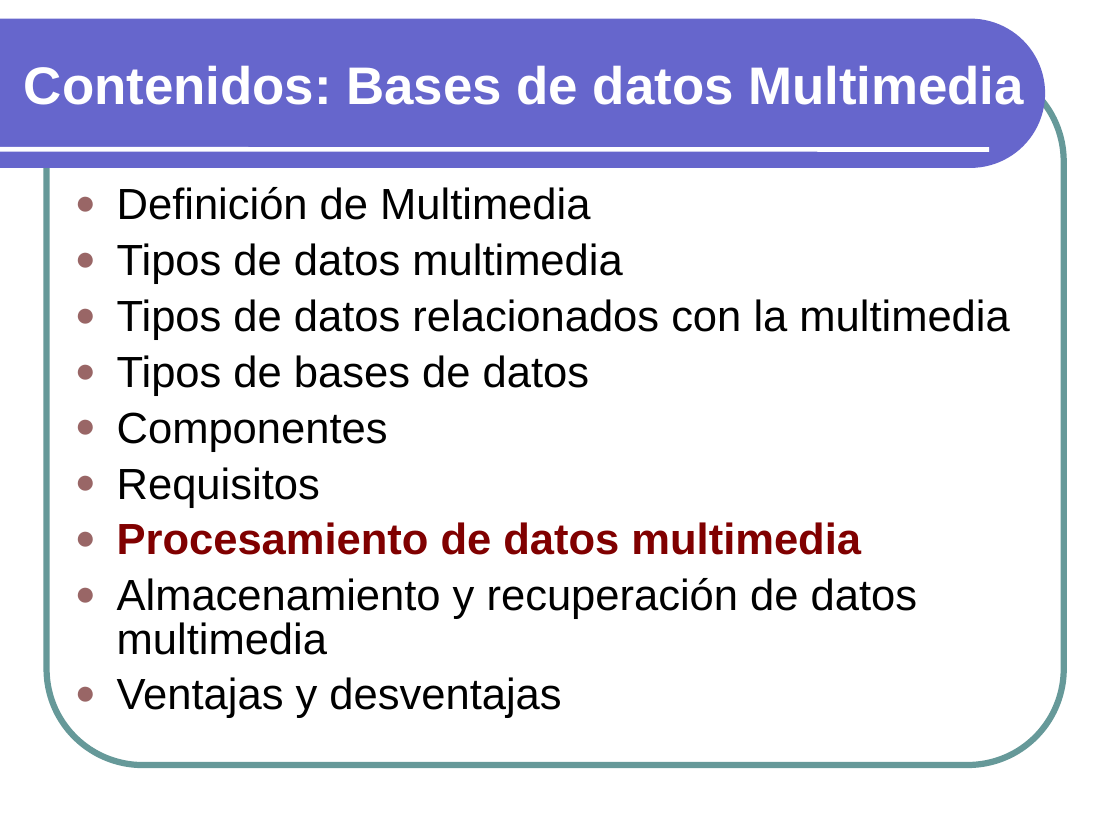
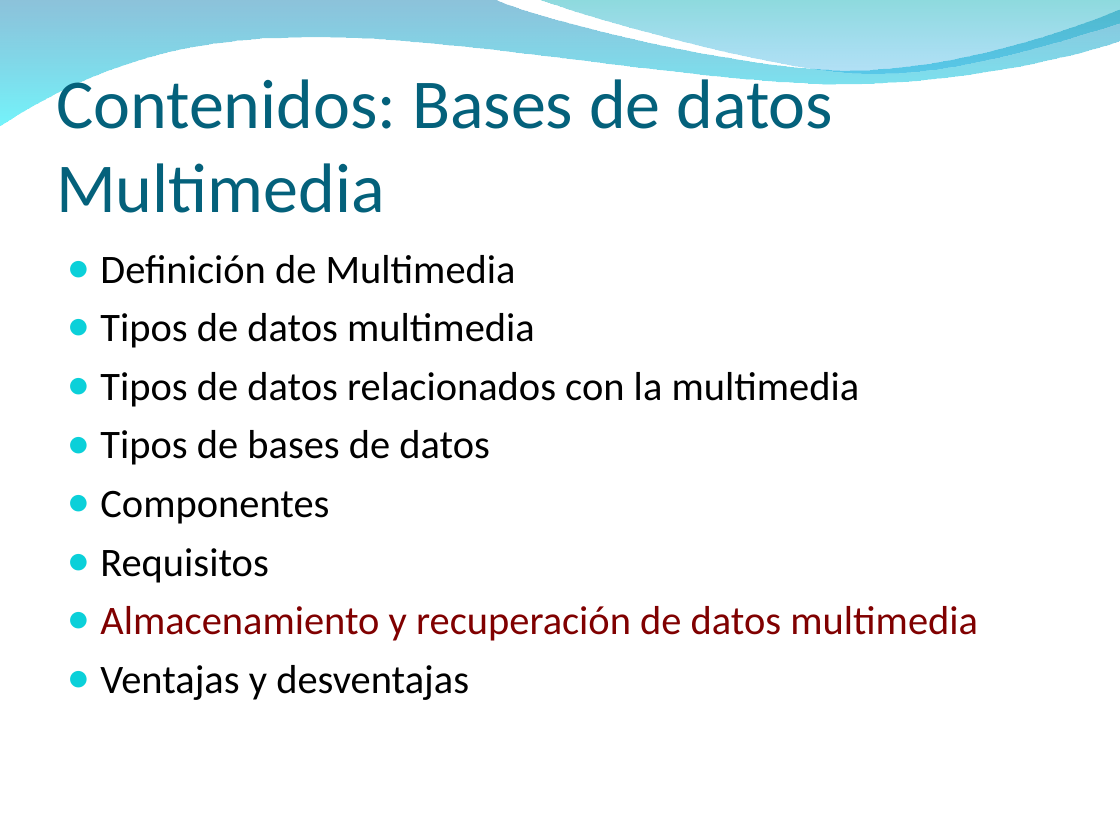
Before and after one commit to txedo/isi-mabd, a slide deck: slide 52 of Funcionalidad3/Funcionalidad3.ppt (slide 50 before the commit). Drawn at 1120x840 pixels with LibreOffice and Linux fonts; fonts in the diff are those of the drawing; background and template pictures are left out. Boxes give left, top, right and bottom in pixels: in the first picture for what was removed or moved away, otherwise in the second. Text is boxed around its words. In the diff, an @@ line names an element or a change of style, - is before the commit and + after.

```diff
--- a/Funcionalidad3/Funcionalidad3.ppt
+++ b/Funcionalidad3/Funcionalidad3.ppt
@@ freeform shape resized from (x1=0, y1=19, x2=1045, y2=168) to (x1=0, y1=0, x2=1120, y2=127) @@
@@ freeform shape at (x1=0, y1=0, x2=1120, y2=127): fill #6666CC to gradient #0079AF to #00EBF8 @@
@@ freeform shape added at (x1=536, y1=0, x2=1120, y2=77), fill gradient #00ADB6 to #009BE5 @@
@@ rounded rectangle removed at (x1=47, y1=65, x2=1064, y2=765) @@
@@ title "Contenidos: Bases de datos Multimedia" moved from (x1=24, y1=65, x2=1024, y2=105) to (x1=56, y1=70, x2=834, y2=213) @@
@@ title "Contenidos: Bases de datos Multimedia" at (x1=56, y1=70, x2=834, y2=213): size 34 to 45 pt, font Arial to Calibri, text colour #FFFFFF to #04617B, bold off; line spacing 0.93 to 1; vertical alignment middle to bottom @@
@@ line removed from (0, 149) to (989, 149) @@
@@ text "Definición de Multimedia" moved from (x1=117, y1=187, x2=1009, y2=718) to (x1=100, y1=255, x2=978, y2=700) @@
@@ text "Definición de Multimedia" at (x1=100, y1=255, x2=978, y2=700): size 28 to 26 pt, font Arial to Calibri; text colour #000000 to #800000 in "Almacenamiento y recuperación de datos multimedia"; indent changed; line spacing 0.83 to 1; less space between paragraphs; bullet colour #996666 to #0BD0D9 @@
@@ text at (x1=117, y1=522, x2=861, y2=555): paragraph removed @@
-● Procesamiento de datos multimedia
```
Also in this commit, not shown: 67 other slides changed, 2 slides added, 1 slide removed.
